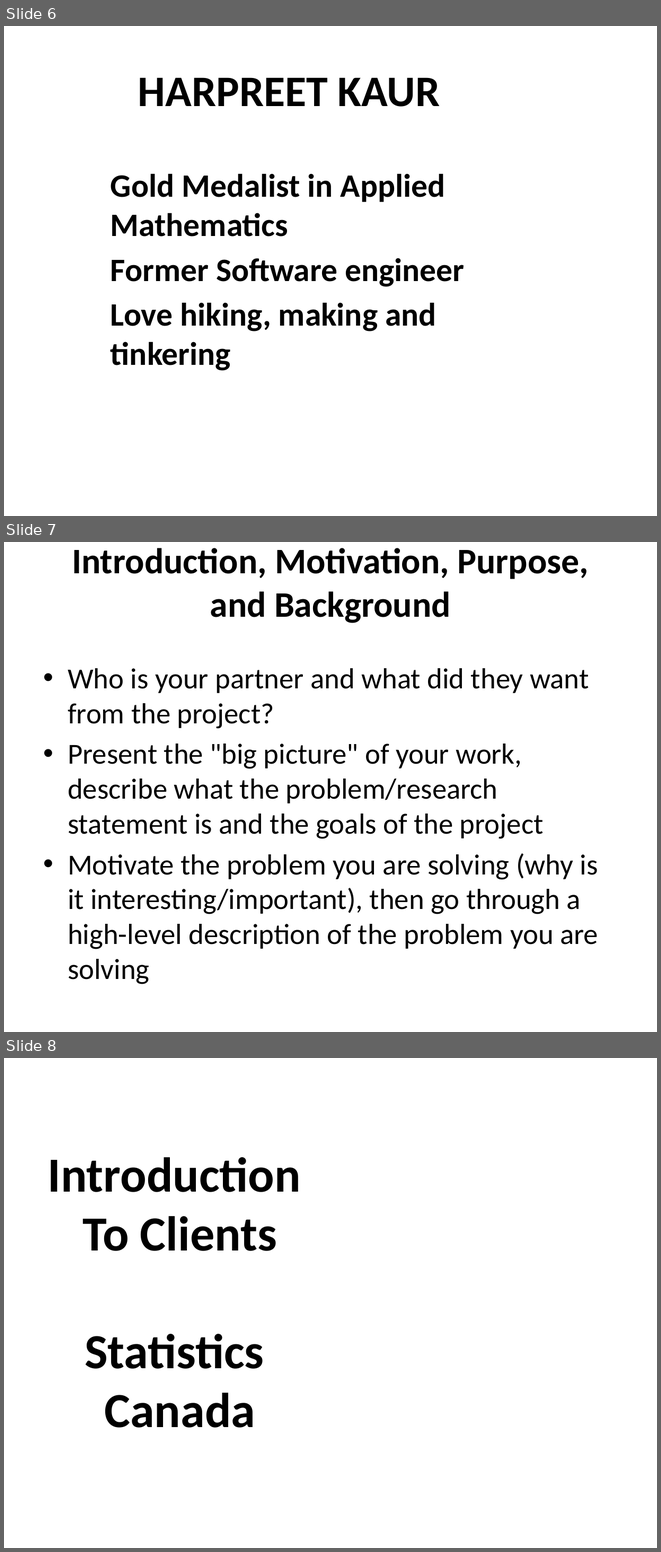
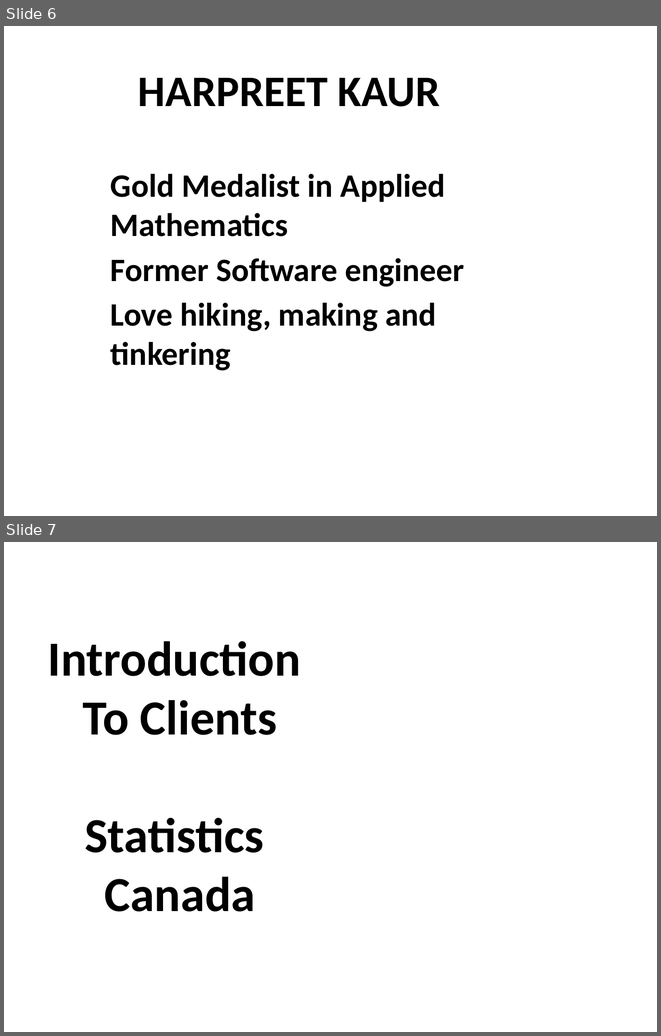
Before and after one commit to ubco-mds-2021-labs/capstone-project-googletrends_capstone, a slide deck: admin/weekly-updates/week8/sample final ppt.pptx. Shown one above the other, each under a label of ours: slides 6, 7 and 8 before the commit, slides 6 and 7 after it. The pictures are 661x1552 and 661x1036 pixels, drawn with LibreOffice and Linux fonts; fonts in the diff are those of the drawing. Boxes give left, top, right and bottom in pixels: in the first picture for what was removed or moved away, otherwise in the second. Text is boxed around its words. In the diff, an @@ line names an element or a change of style, - is before the commit and + after.

```diff
--- a/admin/weekly-updates/week8/sample final ppt.pptx
+++ b/admin/weekly-updates/week8/sample final ppt.pptx
@@ slide 7 removed at (4, 542, 657, 1032), background #FFFFFF @@
@@ title removed at (72, 548, 589, 623) @@
-Introduction, Motivation, Purpose, and Background
@@ text removed at (68, 668, 598, 984) @@
-• Who is your partner and what did they want from the project?
-• Present the "big picture" of your work, describe what the problem/research statement is and the goals of the project
-• Motivate the problem you are solving (why is it interesting/important), then go through a high-level description of the problem you are solving
@@ what was slide 8 is now slide 7 @@
```
Also in this commit, not shown: 4 slides changed, 7 slides added, 5 other slides removed, 1 other file.
